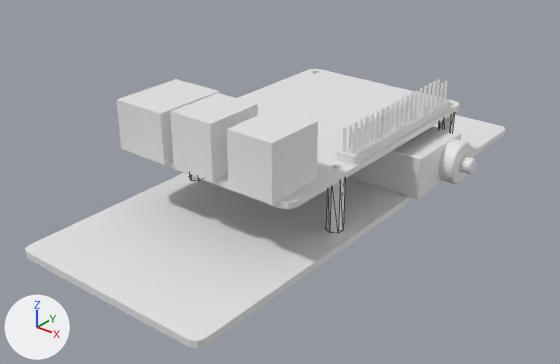
A saved change to the Blender file robot_2.blend.
The view is the same before and after, from a 50 mm camera at (12.24, -16.37, 8.1) aimed at (-0.34, -0.65, -1.65). Every picture has the same lights, and +X, +Y and +Z are marked at lower left. Mesh edges are drawn as thin lines on the coarser meshes.

The scene before the commit, as lines of its bpy script (objects in view):
```python
me_cube_001 = bpy.data.meshes.new('Cube.001')
me_cube_001.from_pydata(...)  # 24 vertices, 14 faces; spans x -3.0..3.0, y -7.5..7.5, z -0.1..0.1
me_dc_motor_in_servo_body = bpy.data.meshes.new('Dc-Motor-In-Servo-Body')
me_dc_motor_in_servo_body.from_pydata(...)  # 209 vertices, 410 faces; spans x -1.16..1.16, y -0.63..0.63, z -1.15..1.9
me_pi = bpy.data.meshes.new('Pi')
me_pi.from_pydata(...)  # 620 vertices, 1360 faces; spans x -2.8..2.8, y -4.46..4.25, z -0.08..1.56
ob_cube = bpy.data.objects.new('Cube', me_cube_001)
ob_cube.location = (0.0, 0.0, -1.78)
ob_dc_motor_in_servo_body = bpy.data.objects.new('Dc-Motor-In-Servo-Body', me_dc_motor_in_servo_body)
ob_dc_motor_in_servo_body.location = (2.15, 2.04, -1.05)
ob_dc_motor_in_servo_body.rotation_euler = (1.571, 0.0, 7.854)  # degrees (90, 0, 90)
ob_pi = bpy.data.objects.new('Pi', me_pi)
ob_pi.location = (0.0, 0.0, 0.0)
# also in view: '16Mm-Standoffs' at (0.0, 1.0, -0.88)
```
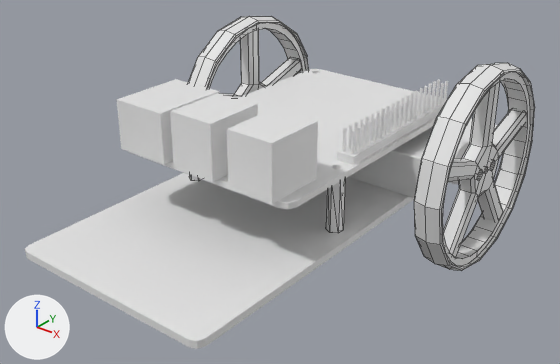
Commit message: added wheels

Changed parts and their boxes (x1, y1, x2, y2) in the pictures (560 x 364 px):
'wheel.002', added: after (414, 63, 535, 271)
'wheel.001', added: after (188, 16, 309, 98)

What changed in the scene script:
```text
Add me_cylinder_009:
    me_cylinder_009.from_pydata(...)  # 448 vertices, 284 faces; spans x -3.0..3.0, y -3.0..3.0, z -0.4..0.4
Add ob_wheel_001:
    ob_wheel_001 = bpy.data.objects.new('wheel.001', me_cylinder_009)
    ob_wheel_001.location = (-4.2, 2.58, -1.05)
    ob_wheel_001.rotation_euler = (0.0, 1.571, 0.0)  # degrees (0, 90, 0)
Add ob_wheel_002:
    ob_wheel_002 = bpy.data.objects.new('wheel.002', me_cylinder_009.copy())
    ob_wheel_002.location = (4.2, 2.58, -1.05)
    ob_wheel_002.rotation_euler = (0.0, 1.571, 0.0)  # degrees (0, 90, 0)
```
